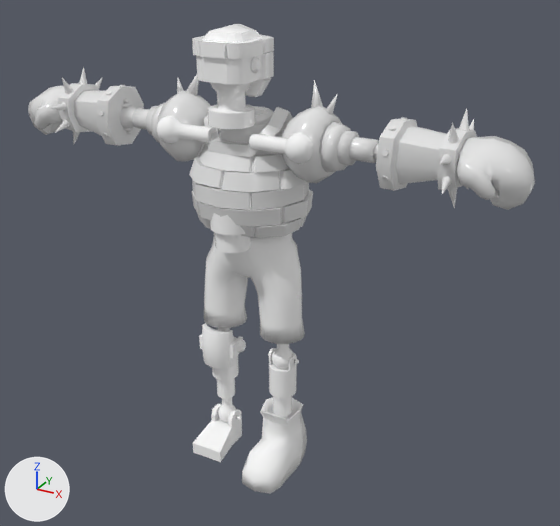
Before and after pictures for a commit that changed the FBX model Assets/Robots/Main Robot/BattleFighters/MainRobot_BattleFighters+BS.fbx.
Both versions are drawn from a camera (50 mm lens) standing at (1.59, -2.52, 2.29) and looking at (0.12, 0.15, 0.96). The axes (+X, +Y, +Z) are drawn at lower left. The lights are the same throughout. The older version comes first. Where no turn or scale is listed for an object, it has been applied to the vertices.

Before the edit, the objects in view are built like this:
```python
ob_box197 = bpy.data.objects.new('Box197', me_mesh_012)
ob_box197.location = (-0.159, 0.093, -0.021)
ob_box199 = bpy.data.objects.new('Box199', me_mesh_014)
ob_box199.location = (0.156, -2.333, 0.637)
ob_cylinder047 = bpy.data.objects.new('Cylinder047', me_mesh_008)
ob_cylinder047.location = (-0.416, 0.111, 1.547)
ob_cylinder059 = bpy.data.objects.new('Cylinder059', me_mesh_003)
ob_cylinder059.location = (0.308, -0.008, 1.521)
ob_cylinder433 = bpy.data.objects.new('Cylinder433', me_mesh_018)
ob_cylinder433.location = (0.146, -2.42, 0.536)
ob_cylinder435 = bpy.data.objects.new('Cylinder435', me_mesh_019)
ob_cylinder435.location = (0.0, -2.425, 1.066)
ob_cylinder436 = bpy.data.objects.new('Cylinder436', me_mesh_020)
ob_cylinder436.location = (0.566, -2.424, 0.44)
ob_cylinder437 = bpy.data.objects.new('Cylinder437', me_mesh_021)
ob_cylinder437.location = (-0.29, -2.48, 0.488)
ob_cylinder439 = bpy.data.objects.new('Cylinder439', me_mesh_023)
ob_cylinder439.location = (0.071, -2.418, 0.519)
# also in view: 'Cylinder046' at (0.42, 0.11, 1.55); 'Box200' at (0.15, 0.05, 0.12); 'Cylinder045' at (0.86, 0.1, 1.54); 'Cylinder055' at (0.0, -0.02, 1.12); 'Cylinder061' at (0.0, -0.01, 1.72)
```
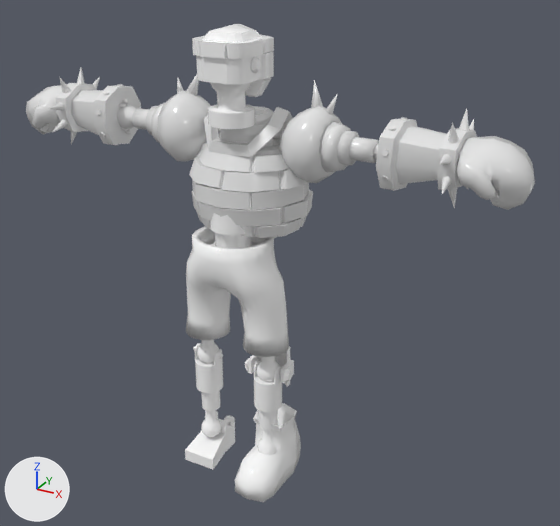
Pixel boxes [x1, y1, x2, y2] of what changed, in the pictures (560 x 526 px):
'Cylinder067', added: after [186, 226, 289, 357]
'Cylinder435', deleted: before [204, 232, 305, 344]
'Cylinder048', moved: before [28, 67, 144, 146]; after [26, 68, 141, 145]
'Box200', moved: before [242, 397, 307, 494]; after [235, 403, 301, 502]
'Cylinder059', deleted: before [156, 116, 313, 164]
'Cylinder069', added: after [195, 343, 282, 412]
'Box197', deleted: before [193, 404, 242, 462]
'Box032', added: after [185, 411, 235, 470]
'Box199', deleted: before [199, 323, 243, 369]
'Cylinder436', deleted: before [212, 337, 297, 398]
'Cylinder053', added: after [197, 340, 279, 382]
'Cylinder051', added: after [201, 410, 277, 455]
'Cylinder432', deleted: before [217, 378, 292, 417]
'Cylinder052', added: after [201, 390, 278, 430]
'Box041', added: after [248, 346, 294, 387]
'Cylinder433', deleted: before [218, 328, 294, 369]
'Cylinder431', deleted: before [218, 397, 288, 423]
'Cylinder075', added: after [245, 358, 292, 382]
'Cylinder439', deleted: before [237, 340, 246, 352]
'Box033', added (mostly hidden): after [211, 242, 259, 247]
'Cylinder071', added: after [217, 418, 234, 427]
'Cylinder070', added: after [193, 346, 281, 375]
'Cylinder438', deleted: before [212, 408, 241, 420]
'Cylinder437', deleted: before [268, 353, 299, 364]

What changed in the scene script:
```text
Remove ob_cylinder059:
    ob_cylinder059 = bpy.data.objects.new('Cylinder059', me_mesh_003)
Remove ob_cylinder436:
    ob_cylinder436 = bpy.data.objects.new('Cylinder436', me_mesh_020)
Change ob_cylinder048:
    ob_cylinder048.location: (-0.689, 0.105, 1.516) -> (-0.705, 0.105, 1.516)
Change ob_box200:
    ob_box200.location: (0.148, -0.002, -0.016) -> (0.148, -0.064, -0.016)
Remove ob_box197:
    ob_box197 = bpy.data.objects.new('Box197', me_mesh_012)
Remove ob_cylinder433:
    ob_cylinder433 = bpy.data.objects.new('Cylinder433', me_mesh_018)
Remove ob_cylinder437:
    ob_cylinder437 = bpy.data.objects.new('Cylinder437', me_mesh_021)
Remove ob_cylinder435:
    ob_cylinder435 = bpy.data.objects.new('Cylinder435', me_mesh_019)
Remove ob_box199:
    ob_box199 = bpy.data.objects.new('Box199', me_mesh_014)
Remove ob_cylinder439:
    ob_cylinder439 = bpy.data.objects.new('Cylinder439', me_mesh_023)
Remove ob_cylinder431:
    ob_cylinder431 = bpy.data.objects.new('Cylinder431', me_mesh_016)
Remove ob_cylinder432:
    ob_cylinder432 = bpy.data.objects.new('Cylinder432', me_mesh_017)
Remove ob_cylinder438:
    ob_cylinder438 = bpy.data.objects.new('Cylinder438', me_mesh_022)
Add ob_cylinder053:
    ob_cylinder053 = bpy.data.objects.new('Cylinder053', me_mesh_007_1)  # 324 vertices, 320 faces; spans x -0.357..0.059, y -0.052..0.052, z -0.068..0.162; in mat_material__97 (white #ffffff)
    ob_cylinder053.location = (0.146, -0.006, 0.536)
Add ob_cylinder052:
    ob_cylinder052 = bpy.data.objects.new('Cylinder052', me_mesh_006_1)  # 144 vertices, 140 faces; spans x -0.344..0.045, y -0.043..0.043, z 0.0..0.202; in mat_material__97 (white #ffffff)
    ob_cylinder052.location = (0.147, -0.005, 0.235)
Add ob_cylinder071:
    ob_cylinder071 = bpy.data.objects.new('Cylinder071', me_mesh_015_1)  # 84 vertices, 80 faces; spans x -0.514..-0.054, y -0.073..-0.049, z 0.017..0.045; in mat_material__97 (white #ffffff)
    ob_cylinder071.location = (0.284, 0.113, 0.089)
Add ob_cylinder067:
    ob_cylinder067 = bpy.data.objects.new('Cylinder067', me_mesh_012_1)  # 316 vertices, 306 faces; spans x -0.253..0.243, y -0.16..0.144, z -0.427..0.049; in mat_material__97 (white #ffffff)
    ob_cylinder067.location = (0.0, -0.01, 1.066)
Add ob_box033:
    ob_box033 = bpy.data.objects.new('Box033', me_mesh_001_1)  # 66 vertices, 64 faces; spans x -0.143..0.134, y -0.138..0.135, z 0.0..0.153; in mat_material__97 (white #ffffff)
    ob_box033.location = (0.005, -0.028, 0.92)
Add ob_box041:
    ob_box041 = bpy.data.objects.new('Box041', me_mesh_003_1)  # 56 vertices, 54 faces; spans x -0.096..0.086, y -0.035..0.104, z -0.114..0.069; in mat_material__97 (white #ffffff)
    ob_box041.location = (0.156, 0.011, 0.546)
Add ob_box032:
    ob_box032 = bpy.data.objects.new('Box032', me_mesh_1)  # 108 vertices, 104 faces; spans x -0.073..0.387, y -0.154..0.071, z 0.0..0.169; in mat_material__97 (white #ffffff)
    ob_box032.location = (-0.159, 0.031, -0.021)
Add ob_cylinder070:
    ob_cylinder070 = bpy.data.objects.new('Cylinder070', me_mesh_014_1)  # 84 vertices, 80 faces; spans x 0.054..0.519, y 0.049..0.073, z 0.017..0.045; in mat_material__97 (white #ffffff)
    ob_cylinder070.location = (-0.29, -0.065, 0.488)
Add ob_cylinder069:
    ob_cylinder069 = bpy.data.objects.new('Cylinder069', me_mesh_013_1)  # 296 vertices, 292 faces; spans x -0.709..-0.279, y -0.061..0.065, z -0.095..0.106; in mat_material__97 (white #ffffff)
    ob_cylinder069.location = (0.492, -0.01, 0.44)
Add ob_cylinder051:
    ob_cylinder051 = bpy.data.objects.new('Cylinder051', me_mesh_005_1)  # 324 vertices, 320 faces; spans x -0.357..0.042, y -0.047..0.047, z -0.061..0.146; in mat_material__97 (white #ffffff)
    ob_cylinder051.location = (0.155, -0.012, 0.138)
Add ob_cylinder075:
    ob_cylinder075 = bpy.data.objects.new('Cylinder075', me_mesh_017_1)  # 42 vertices, 40 faces; spans x -0.027..0.188, y -0.029..0.029, z -0.033..0.033; in mat_material__97 (white #ffffff)
    ob_cylinder075.location = (0.071, -0.003, 0.519)
```
